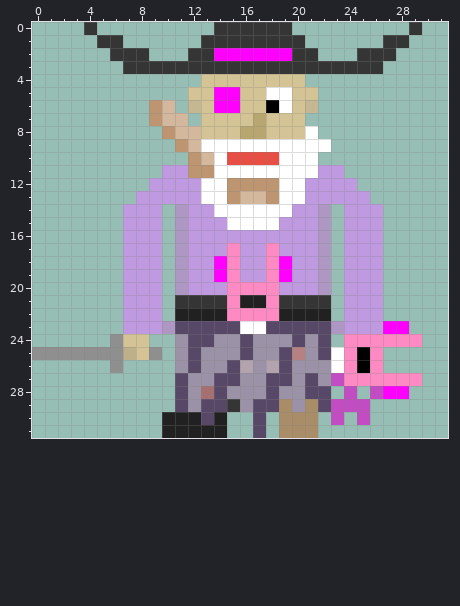
Two versions of one pixel-art sprite, assets/sprites/bread_beard.png. Above: the version before the commit.
The file is 32x32 pixels. Colours within 5 levels of each other are drawn and written as one.
Once edited:
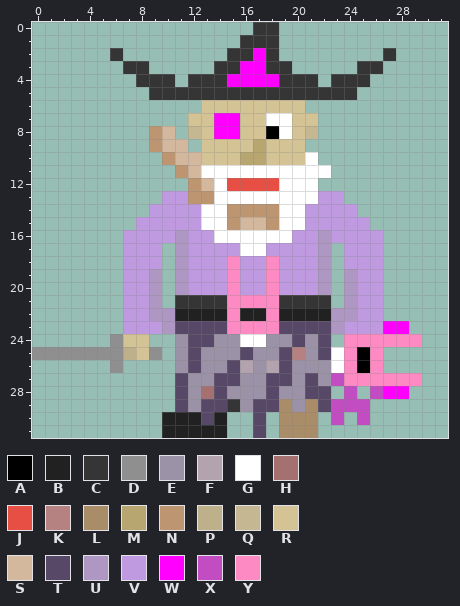
Palette (. is transparent): A #000000  B #222121  C #353535  D #8f8f8f  E #9c92a7  F #b3a3ae  G #ffffff  H #a47170  J #e74f44  K #b58281  L #a98c68  M #b8a671  N #bd9671  P #bdb08a  Q #c4b791  R #d4c495  S #d4b89d  T #584868  U #ae97c3  V #bf9ae1  W #ff00ff  X #c24dc2  Y #fd8ac2
From old to new:
y 0: x 4 C -> .; x 14..16 CCC -> ...; x 19 C -> .; x 29 C -> .
y 1: x 5..6 CC -> ..; x 13..15 CCC -> ...; x 19..20 CC -> ..; x 27..28 CC -> ..
y 2: x 7..8 CC -> ..; x 12..16 CCWWW -> ...CC; x 18..21 WWCC -> C...; x 25..26 CC -> ..
y 3: x 9..13 CCCCC -> .....; x 16..17 CC -> WW; x 20..24 CCCCC -> .....
y 4: x 8..10 ... -> CCC; x 12..21 .RRRRRRRR. -> CCCWWWWCCC; x 23..25 ... -> CCC
y 5: x 9..24 ...RRWWRRGGRR... -> CCCCCCCCCCCCCCCC
y 6: x 9..10 NS -> ..; x 12 Q -> .; x 14..15 WW -> RR; x 18..19 AG -> RR; x 21 Q -> .
y 7: x 9..12 NSS. -> ...R; x 14..15 RR -> WW; x 17..19 MRR -> RGG; x 21 . -> R
y 8: x 9..12 .NSS -> NS.Q; x 14..19 RRMMRR -> WWRRAG; x 21 G -> Q
y 9: x 9..22 ..NSGGGGGGGGGG -> NSS.RRRRMRRR..
y 10: x 10..20 ..NSGJJJJGG -> NSSRRRMMRRR
y 11: x 10..13 VVNN -> .NSG; x 22..23 VV -> G.
y 12: x 9..13 VVVVG -> ...NS; x 15..18 NNNN -> JJJJ; x 21..24 VVVV -> G...
y 13: x 8..9 VV -> ..; x 12..13 VG -> NN; x 15..18 NSSN -> GGGG; x 21 V -> G; x 24..25 VV -> ..
y 14: x 7..8 VV -> ..; x 10..11 .U -> VV; x 13 V -> G; x 15..18 GGGG -> NNNN; x 20 V -> G; x 22..23 U. -> VV; x 25..26 VV -> ..
y 15: x 7 V -> .; x 10..11 .U -> VV; x 13..20 VVGGGGVV -> GGNSSNGG; x 22..23 U. -> VV; x 26 V -> .
y 16: x 10 . -> V; x 14..19 VVVVVV -> GGGGGG; x 23 . -> V
y 17: x 15..18 YVVY -> VGGV
y 18: x 14 W -> V; x 19 W -> V
y 19: x 9 V -> U; x 14 W -> V; x 19 W -> V; x 24 V -> U
y 20: x 9 V -> U; x 16..17 YY -> VV; x 24 V -> U
y 21: x 9 V -> U; x 16..17 BB -> YY; x 24 V -> U
y 22: x 9..10 V. -> UU; x 16..17 YY -> BB; x 23..24 .V -> UU
y 23: x 15..18 TGGT -> YYYY
y 24: x 16..17 TE -> GG
Pixel boxes of the changes (left, top, right, bottom) in both pictures:
changed: (84, 22, 422, 347)
